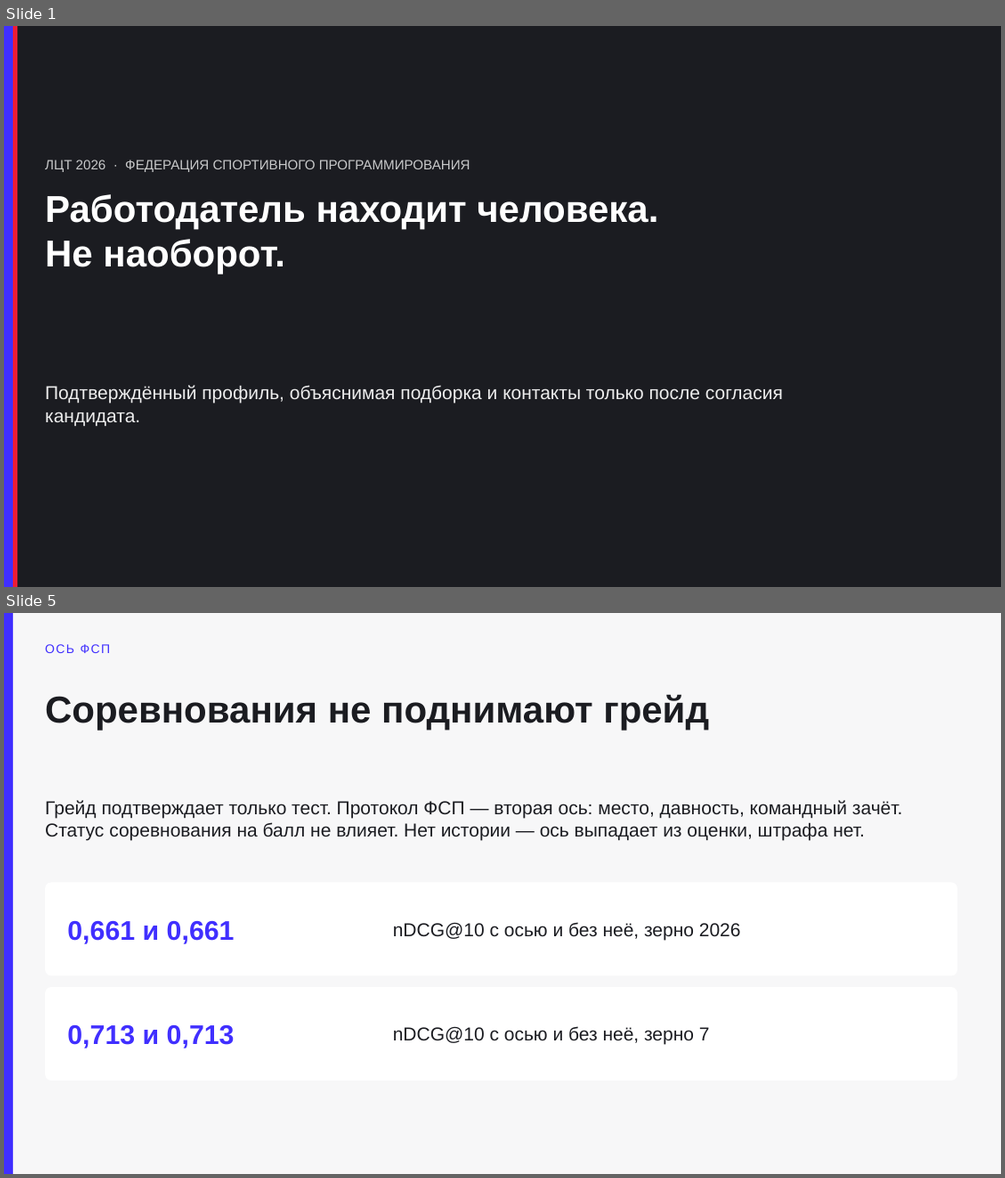
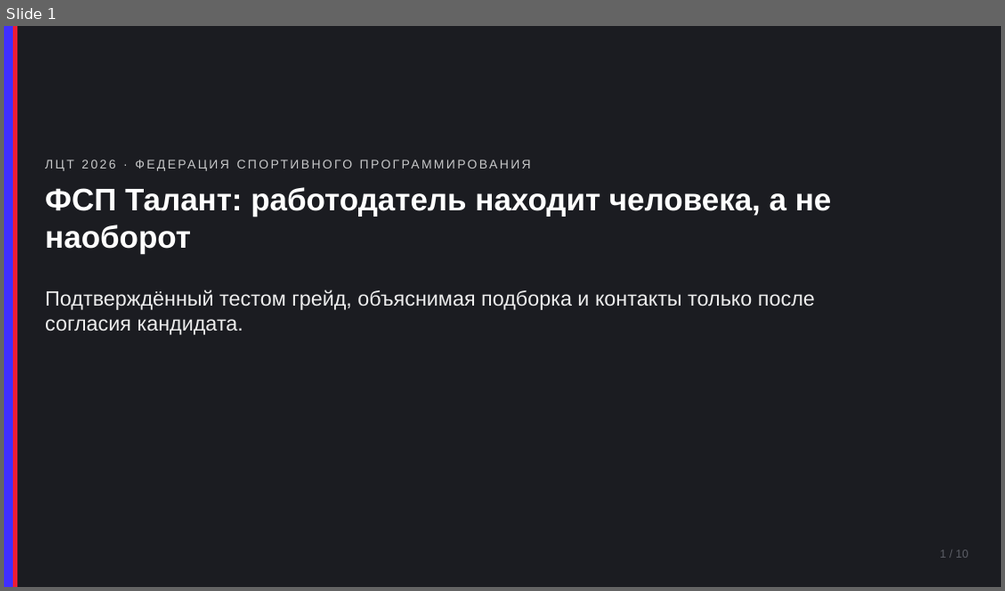
Before and after one commit to KonkovDV/fsp-talent, a slide deck: docs/pitch.pptx. Shown one above the other, each under a label of ours: slides 1 and 5 before the commit, slide 1 after it; the slides between them are not shown. The pictures are 1005x1178 and 1005x591 pixels, drawn with LibreOffice and Linux fonts; fonts in the diff are those of the drawing. Boxes give left, top, right and bottom in pixels: in the first picture for what was removed or moved away, otherwise in the second. Text is boxed around its words. In the diff, an @@ line names an element or a change of style, - is before the commit and + after.

Commit message:
Питч переделан на десять слайдов со скриншотами стенда: HTML, PPTX и PDF собираются из одного источника, у каждой цифры есть команда, а пример оси ФСП закреплён тестом.

```diff
--- a/docs/pitch.pptx
+++ b/docs/pitch.pptx
@@ slide 5 removed at (4, 613, 1001, 1174), background #F7F7F8 @@
@@ rectangle removed at (4, 613, 13, 1174) @@
@@ text removed at (45, 644, 111, 653) @@
-ОСЬ ФСП
@@ text removed at (45, 694, 709, 730) @@
-Соревнования не поднимают грейд
@@ text removed at (45, 800, 903, 841) @@
-Грейд подтверждает только тест. Протокол ФСП — вторая ось: место, давность, командный зачёт. Статус соревнования на балл не влияет. Нет истории — ось выпадает из оценки, штрафа нет.
@@ rounded rectangle removed at (45, 882, 957, 976) @@
@@ text removed at (67, 921, 235, 944) @@
-0,661 и 0,661
@@ text removed at (393, 922, 741, 940) @@
-nDCG@10 с осью и без неё, зерно 2026
@@ rounded rectangle removed at (45, 987, 957, 1080) @@
@@ text removed at (67, 1025, 235, 1048) @@
-0,713 и 0,713
@@ text removed at (393, 1026, 710, 1045) @@
-nDCG@10 с осью и без неё, зерно 7
@@ slide 1 changed as well @@
@@ text "ЛЦТ 2026 · ФЕДЕРАЦИЯ СПОРТИВНОГО ..." at (45, 153, 942, 176): size 13 to 12 pt, letter spacing 0 to 2 pt @@
@@ text at (45, 187, 832, 253): text changed; size 36 to 30 pt @@
-Работодатель находит человека.
-Не наоборот.
+ФСП Талант: работодатель находит человека, а не наоборот
@@ text at (45, 289, 815, 335): text changed; size 18 to 20 pt @@
-Подтверждённый профиль, объяснимая подборка и контакты только после согласия кандидата.
+Подтверждённый тестом грейд, объяснимая подборка и контакты только после согласия кандидата.
@@ text added at (939, 549, 968, 557), 11 pt, text #5C5E66 @@
+1 / 10
```
Also in this commit, not shown: 9 slides added, 5 other slides removed, 9 other files.
